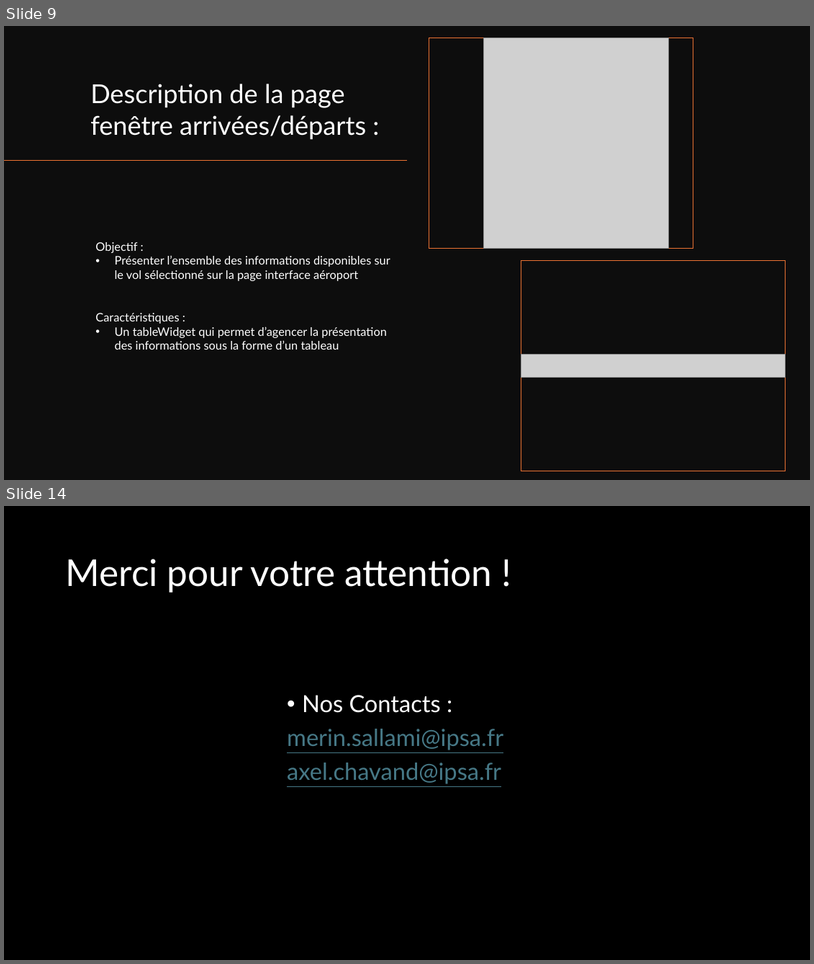
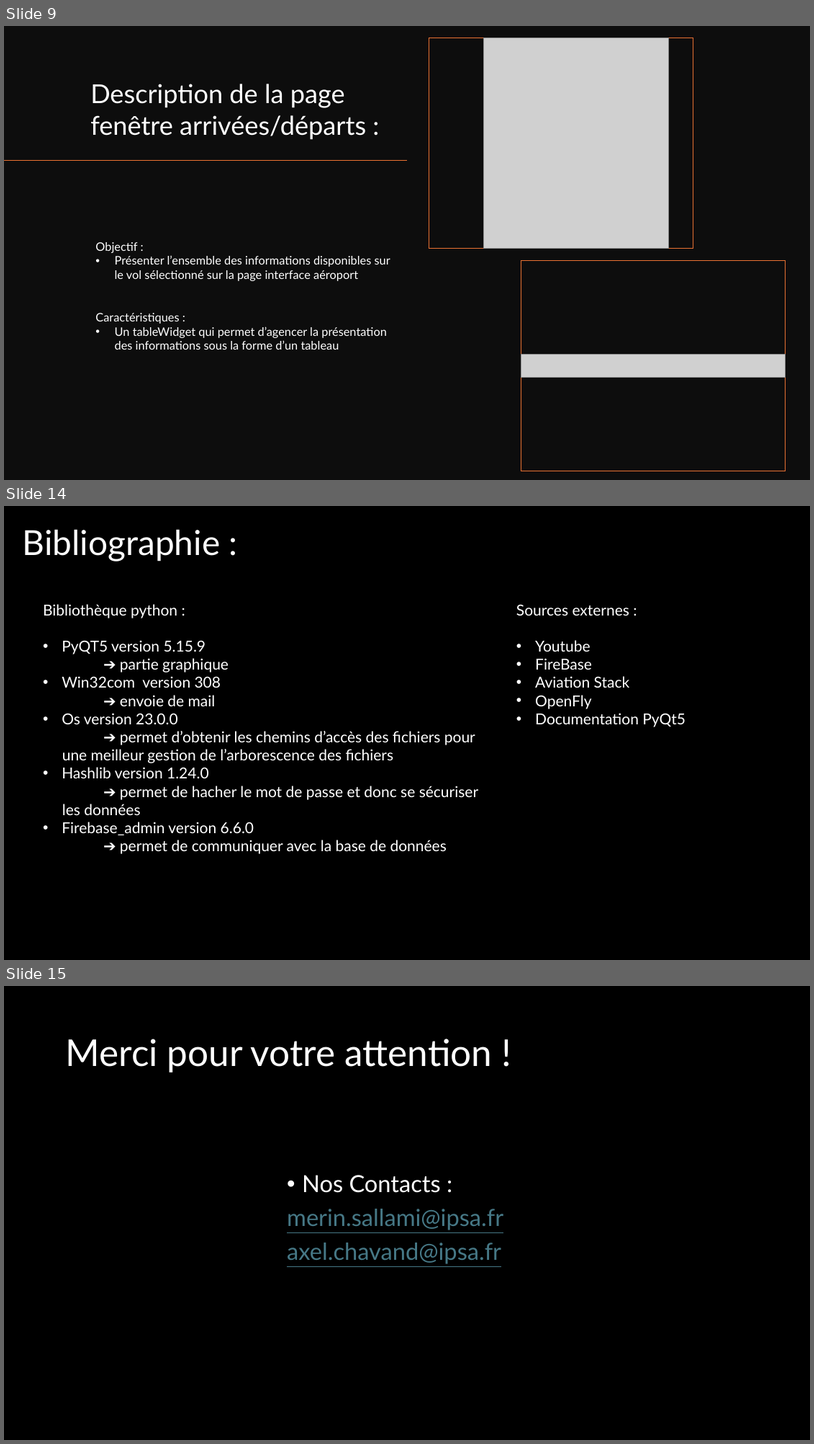
Before and after one commit to MajeurSmith/projet-flight-radar, a slide deck: presentation MAFR.pptx. Shown one above the other, each under a label of ours: slides 9 and 14 before the commit, slides 9, 14 and 15 after it; the slides between them are not shown. The pictures are 814x964 and 814x1444 pixels, drawn with LibreOffice and Linux fonts; fonts in the diff are those of the drawing; grey boxes stand for pictures. Boxes give left, top, right and bottom in pixels: in the first picture for what was removed or moved away, otherwise in the second. Text is boxed around its words. In the diff, an @@ line names an element or a change of style, - is before the commit and + after.

```diff
--- a/presentation MAFR.pptx
+++ b/presentation MAFR.pptx
@@ slide 14 added at (x1=4, y1=506, x2=810, y2=960), background #000000 @@
@@ text added at (x1=23, y1=529, x2=220, y2=561), 41 pt, text #FFFFFF @@
+Bibliographie :
@@ text added at (x1=43, y1=604, x2=478, y2=854), 18 pt, text #FFFFFF @@
+Bibliothèque python :
+• PyQT5 version 5.15.9
+➔ partie graphique
+• Win32com version 308
+➔ envoie de mail
+• Os version 23.0.0
+➔ permet d’obtenir les chemins d’accès des fichiers pour une meilleur gestion de l’arborescence des fichiers
+• Hashlib version 1.24.0
+➔ permet de hacher le mot de passe et donc se sécuriser les données
+• Firebase_admin version 6.6.0
+➔ permet de communiquer avec la base de données
@@ text added at (x1=517, y1=604, x2=686, y2=727), 18 pt, text #FFFFFF @@
+Sources externes :
+• Youtube
+• FireBase
+• Aviation Stack
+• OpenFly
+• Documentation PyQt5
@@ what was slide 14 is now slide 15 @@
```
Also in this commit, not shown: 5 slides changed, 2 other slides added, 2 slides removed, 3 other files.
